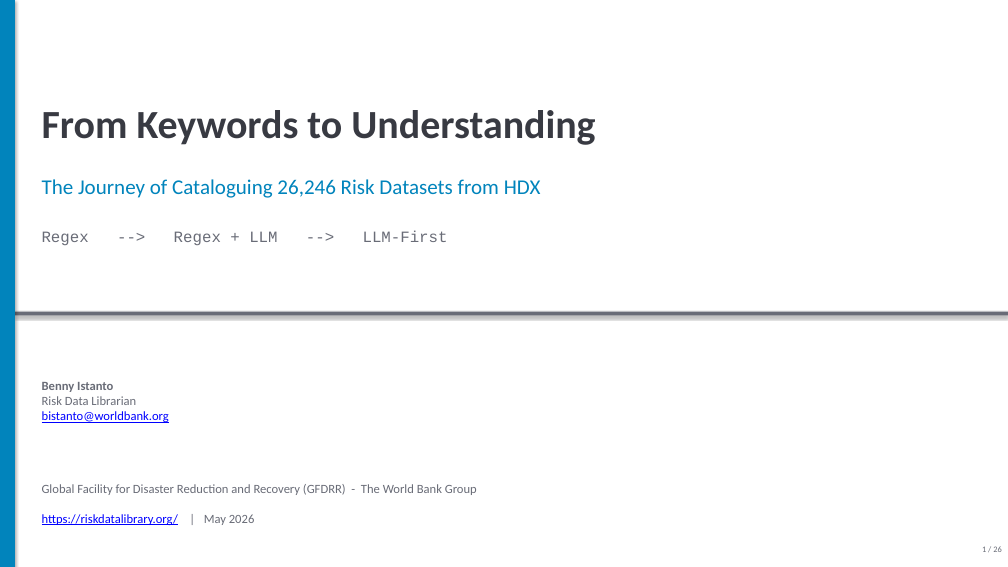
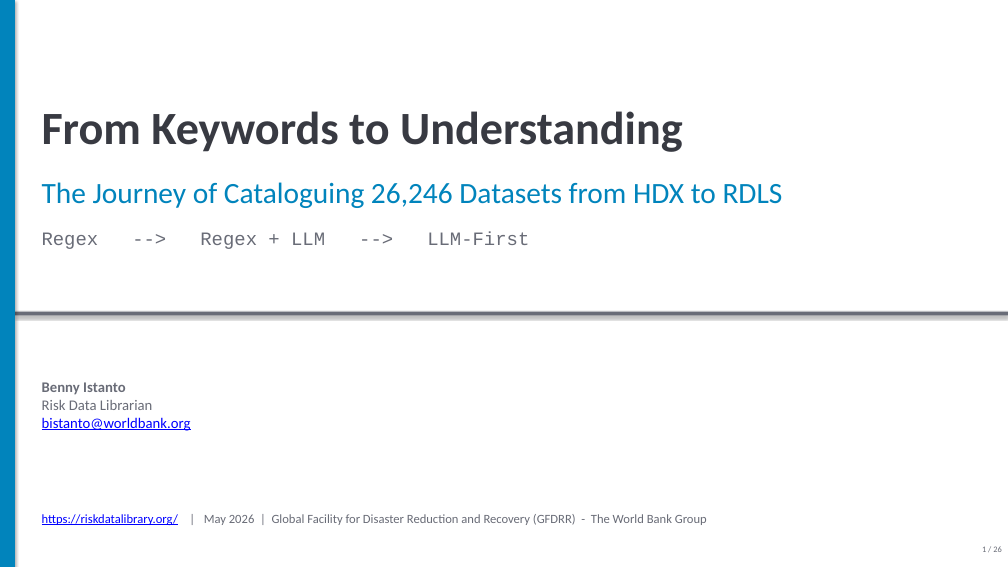
Before and after one commit to bennyistanto/to-rdls, a slide deck: slide 1 of docs/hdx2rdls_journey_20260512.pptx. Drawn at 1008x567 pixels with LibreOffice and Linux fonts; fonts in the diff are those of the drawing. Boxes give left, top, right and bottom in pixels: in the first picture for what was removed or moved away, otherwise in the second. Text is boxed around its words. In the diff, an @@ line names an element or a change of style, - is before the commit and + after.

```diff
--- a/docs/hdx2rdls_journey_20260512.pptx
+++ b/docs/hdx2rdls_journey_20260512.pptx
@@ text "From Keywords to Understanding" at bbox=[42, 111, 683, 152]: size 38 to 44 pt @@
@@ text at bbox=[42, 182, 783, 208]: text changed; size 20 to 28 pt @@
-The Journey of Cataloguing 26,246 Risk Datasets from HDX
+The Journey of Cataloguing 26,246 Datasets from HDX to RDLS
@@ text "Regex --> Regex + LLM ..." at bbox=[42, 232, 529, 249]: size 15 to 18 pt @@
@@ text "Benny Istanto" at bbox=[42, 382, 191, 431]: size 12 to 14 pt @@
@@ text removed at bbox=[42, 484, 477, 495] @@
-Global Facility for Disaster Reduction and Recovery (GFDRR) - The World Bank Group
@@ text at bbox=[42, 514, 707, 525]: text changed; text colour #0000FF to #696C77 @@
-https://riskdatalibrary.org/ | May 2026
+https://riskdatalibrary.org/ | May 2026 | Global Facility for Disaster Reduction and Recovery (GFDRR) - The World Bank Group
```
Also in this commit, not shown: 25 other slides changed, 26 other files.
